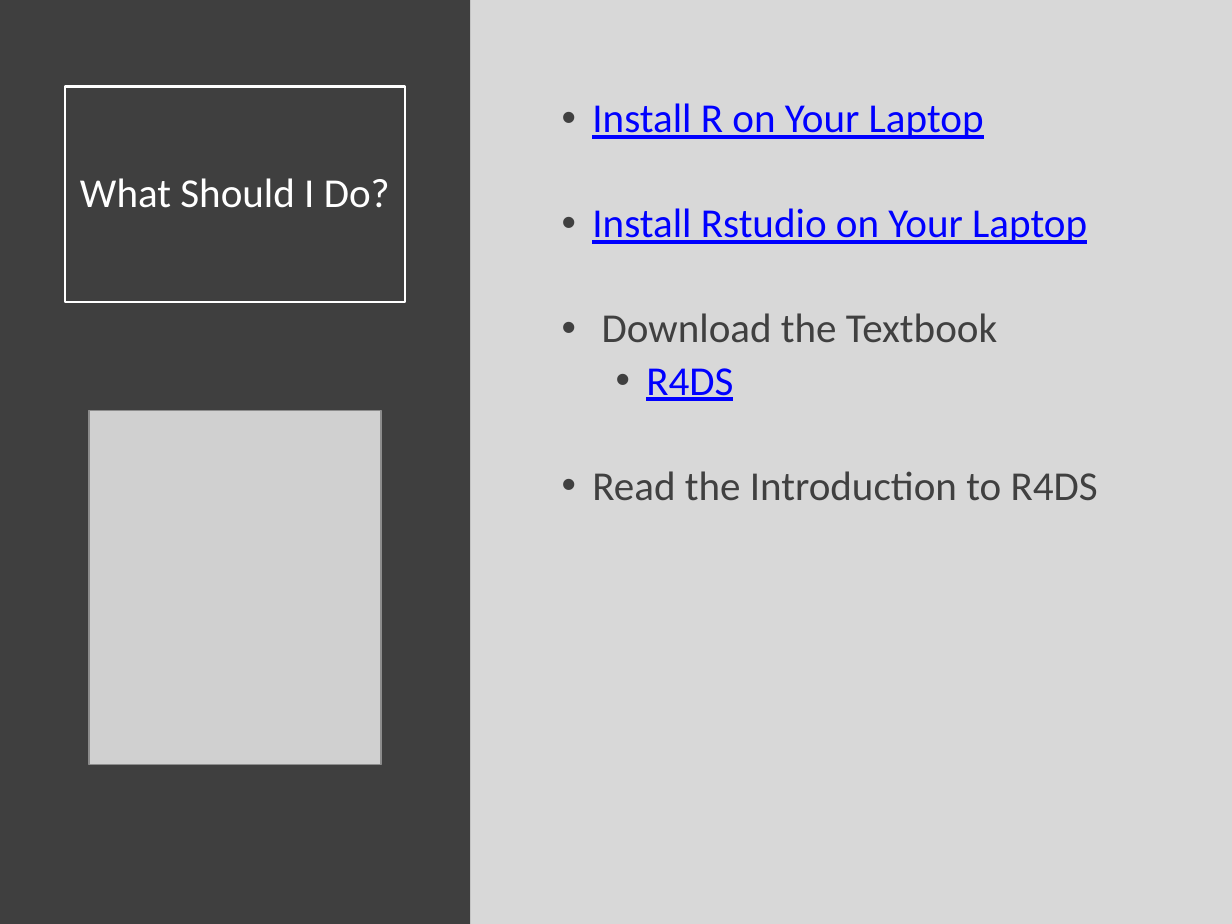
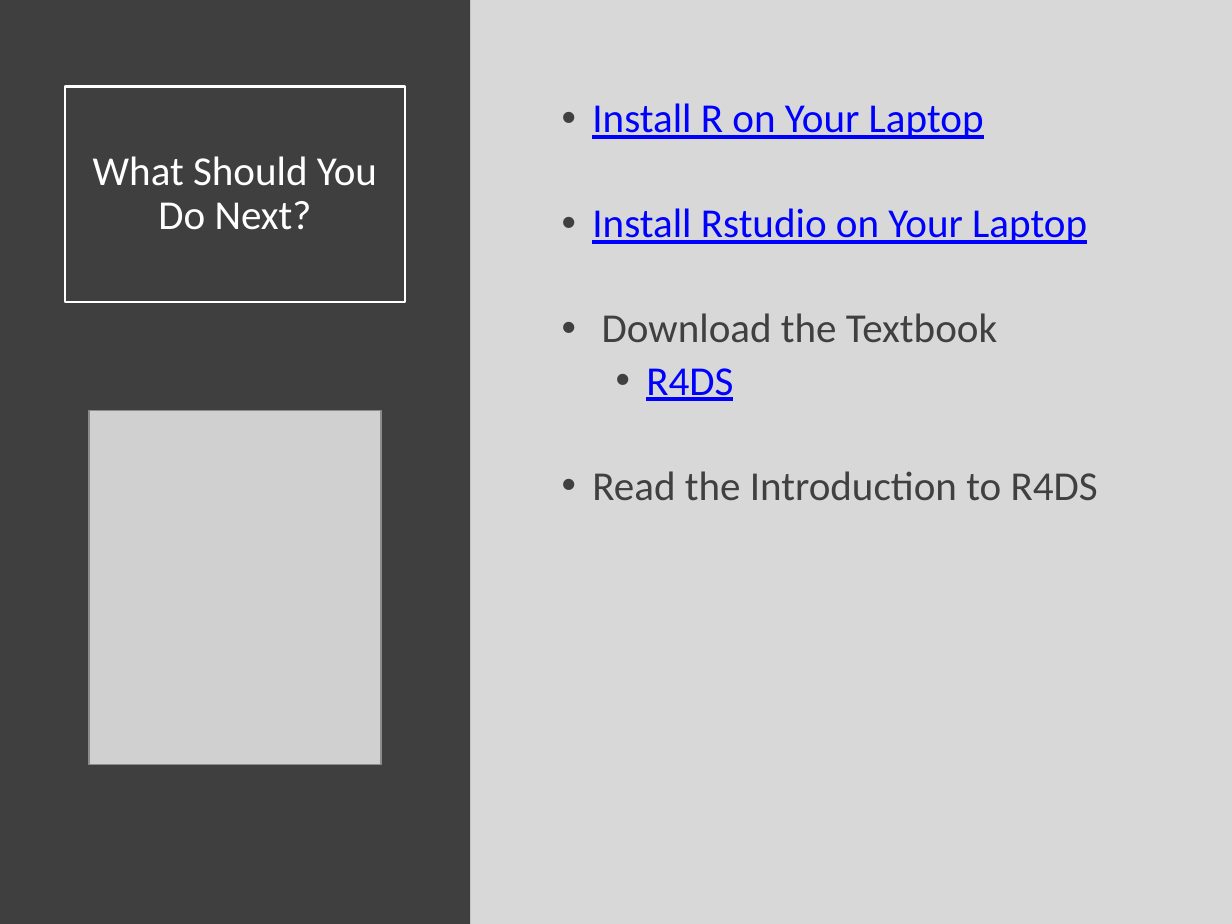
Before and after one commit to SuperMarioGiacomazzo/STOR320_WEBSITE, a slide deck: slide 7 of Lecture/Introduction/Intro_Lecture.pptx. Drawn at 1232x924 pixels with LibreOffice and Linux fonts; fonts in the diff are those of the drawing; grey boxes stand for pictures. Boxes give left, top, right and bottom in pixels: in the first picture for what was removed or moved away, otherwise in the second. Text is boxed around its words. In the diff, an @@ line names an element or a change of style, - is before the commit and + after.

```diff
--- a/Lecture/Introduction/Intro_Lecture.pptx
+++ b/Lecture/Introduction/Intro_Lecture.pptx
@@ title at (93,156,377,230): text changed @@
-What Should I Do?
+What Should You Do Next?
```
Also in this commit, not shown: 5 other slides changed, 1 slide added, 1 other file.
